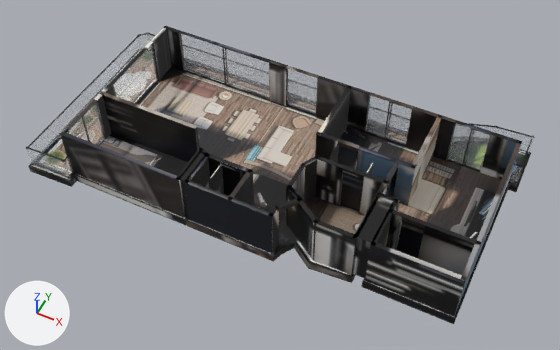
Two versions of the glTF model _bake/glb/kent-35/model.glb, one commit apart.
Before and after are seen from a 50 mm camera at (10.1, -20.3, 24.3) aimed at (0.4, -0.9, 0.0). Every picture has the same lights, and +X, +Y and +Z are marked at lower left. The older version comes first. Where no turn or scale is listed for an object, it has been applied to the vertices. Vertices at exactly the same position are counted once.
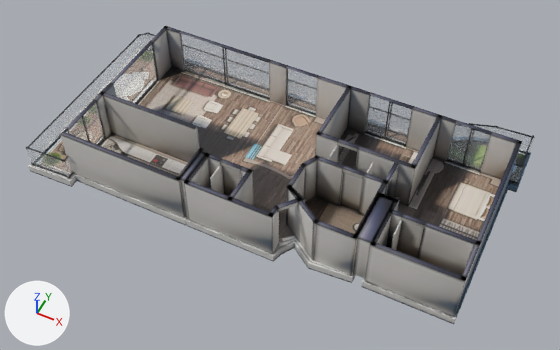
Location of each change, (x1, y1, x2, y2) in pixels of the pictures (560 x 350 px):
'Mesh_0', surface changed (black to grey): (28, 26, 535, 324) in both
part 1 of me_mesh_0, reshaped (mostly hidden afterwards): before (54, 67, 510, 288); after (286, 191, 287, 225)
part 2 of me_mesh_0, surface changed: (28, 26, 535, 324) in both

The change, as a diff of the scene's bpy script:
```diff
--- a/_bake/glb/kent-35/model.glb.py
+++ b/_bake/glb/kent-35/model.glb.py
@@ mat_baked @@
 n3 = _N.new('ShaderNodeMapping'); n3.name = 'Mapping'
-n3.inputs[1].default_value = (0.00106, -14.97, 0.0)  # 'Location'
-n3.inputs[3].default_value = (15.97, 15.97, 1.0)  # 'Scale'
+n3.inputs[1].default_value = (0.00105, -14.97, 0.0)  # 'Location'
+n3.inputs[3].default_value = (15.91, 15.97, 1.0)  # 'Scale'
 n4 = _N.new('ShaderNodeUVMap'); n4.name = 'UV Map'
@@ me_mesh_0 @@
 # used by ob_mesh_0; location = (-9.58, 5.22, -0.36)
-me_mesh_0.from_pydata(...)  # 3115 vertices, 5736 faces; spans x 0.0..19.0, y -10.4..0.0, z 0.0..2.6
+me_mesh_0.from_pydata(...)  # 2499 vertices, 4504 faces; spans x 0.0..19.0, y -10.4..0.0, z 0.0..2.6
+# me_mesh_0 part 1: 7 vertices moved within x 2.1..15.1, y -9.8..-5.3, z 0.0..0.4; 616 vertices removed from x 1.9..18.7, y -9.9..-1.9, z 0.0..0.4
+# me_mesh_0 part 2: 1638 kept faces spanning x 0.0..19.0, y -10.4..0.0, z 0.0..2.6 get new texture (UV) coordinates
 me_mesh_0.materials.append(mat_baked)
```
